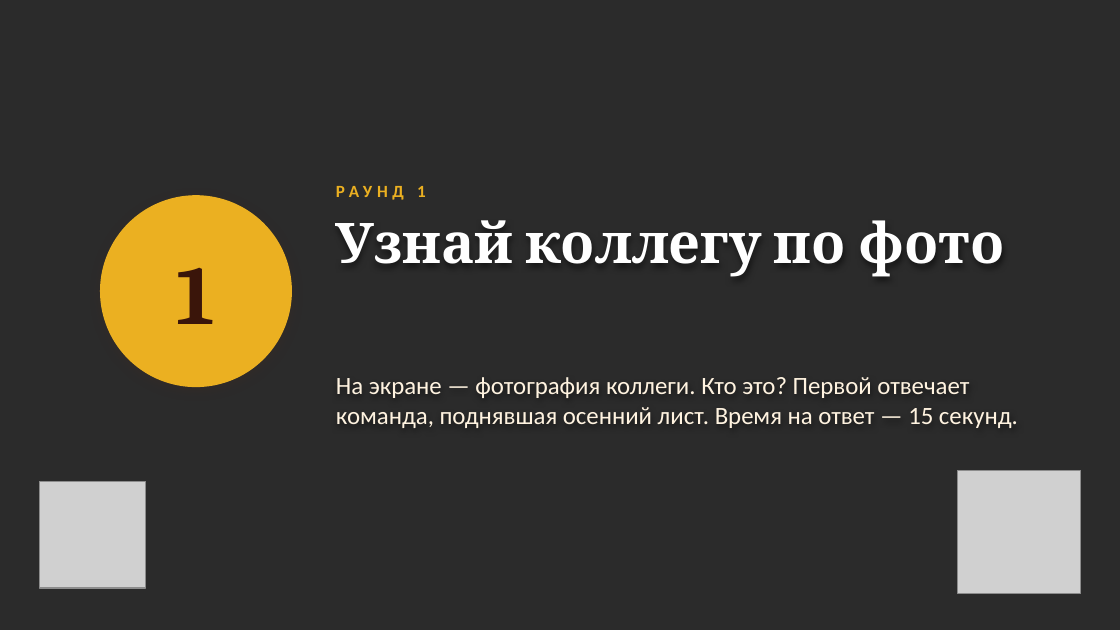
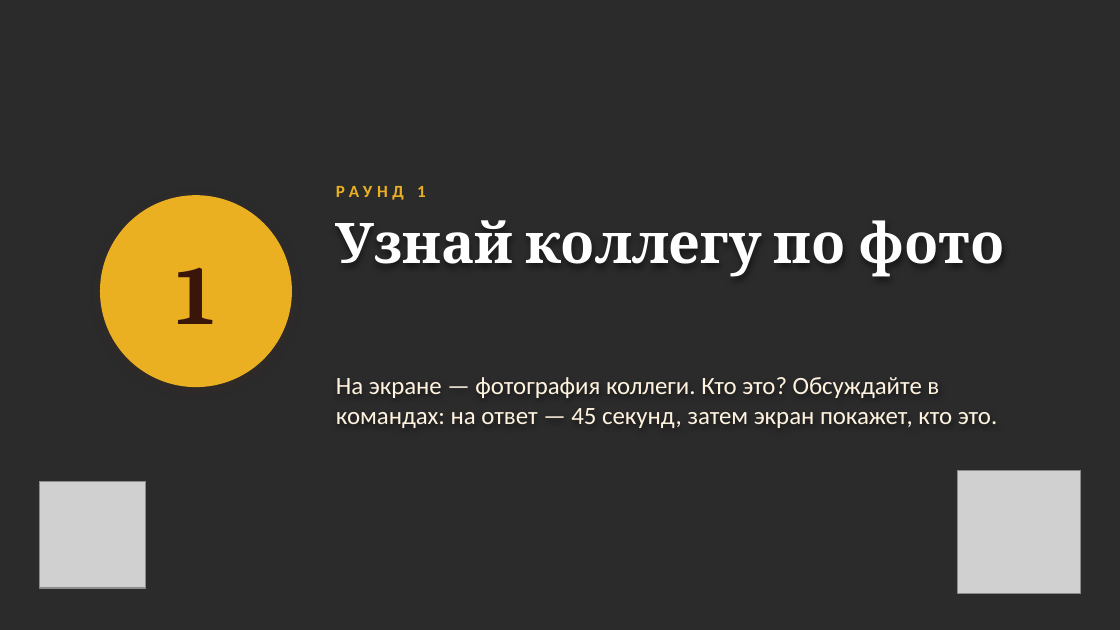
Before and after one commit to sl-himmelreich/heinrich-mario, a slide deck: slide 3 of День_воспитателя_конкурс.pptx. Drawn at 1120x630 pixels with LibreOffice and Linux fonts; fonts in the diff are those of the drawing; grey boxes stand for pictures; background and template pictures are left out; a plain dark background stands for a picture behind light text. Boxes give left, top, right and bottom in pixels: in the first picture for what was removed or moved away, otherwise in the second. Text is boxed around its words. In the diff, an @@ line names an element or a change of style, - is before the commit and + after.

```diff
--- a/День_воспитателя_конкурс.pptx
+++ b/День_воспитателя_конкурс.pptx
@@ text at box(336, 377, 997, 428): text changed @@
-На экране — фотография коллеги. Кто это? Первой отвечает команда, поднявшая осенний лист. Время на ответ — 15 секунд.
+На экране — фотография коллеги. Кто это? Обсуждайте в командах: на ответ — 45 секунд, затем экран покажет, кто это.
```
Also in this commit, not shown: 14 other slides changed, 2 slides added, 4 slides removed, 1 other file.
